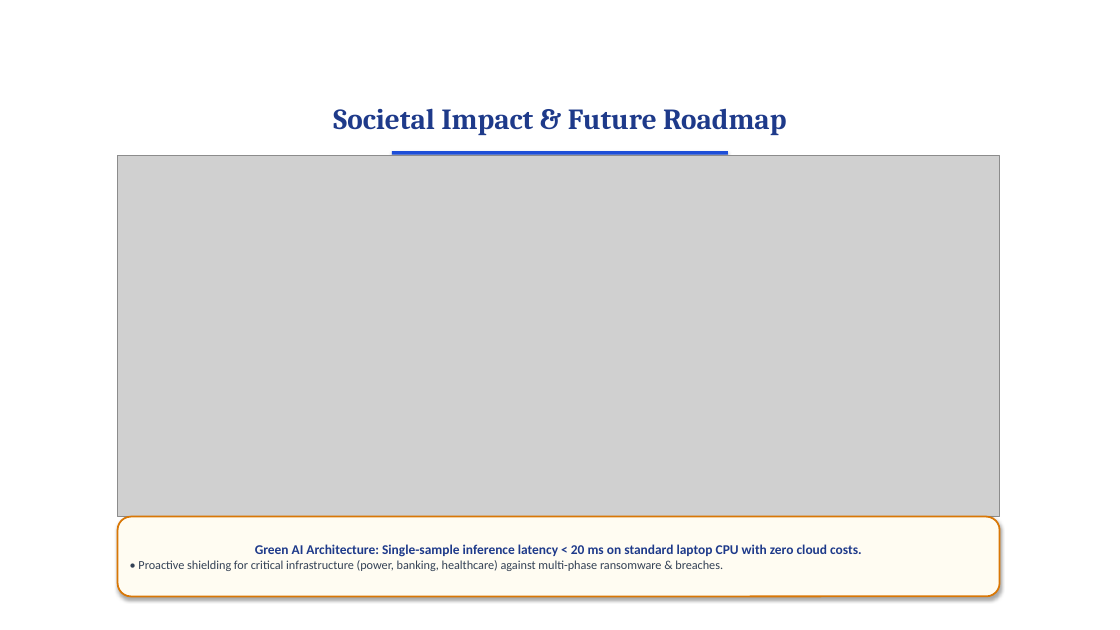
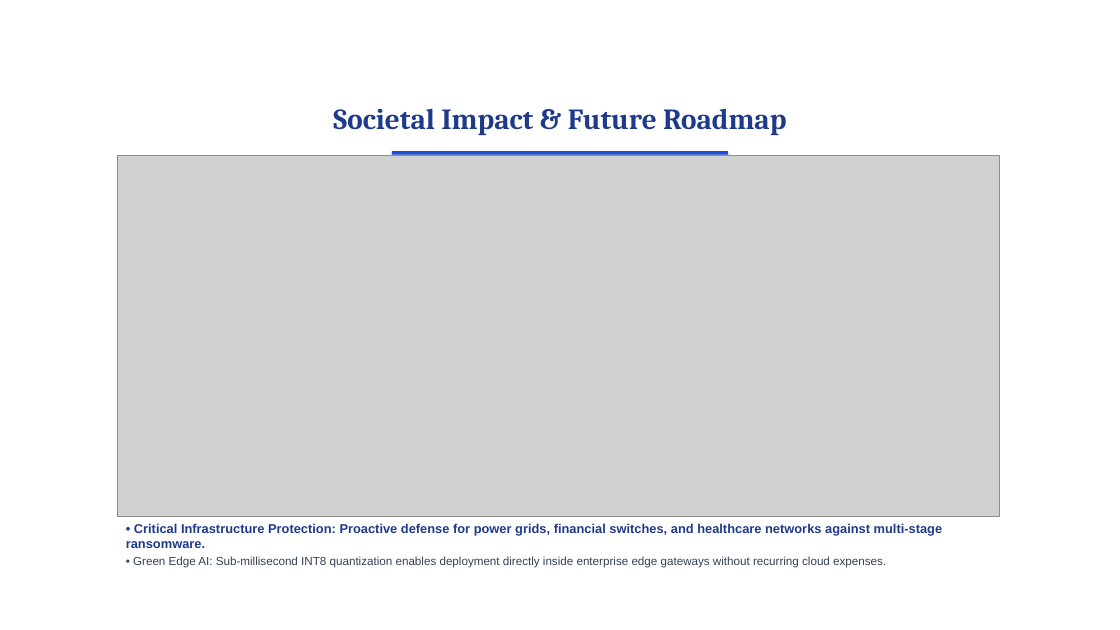
Before and after one commit to surajbuilds53/sentinel-x, a slide deck: slide 15 of Sentinel-X_Presentation.pptx. Drawn at 1120x630 pixels with LibreOffice and Linux fonts; fonts in the diff are those of the drawing; grey boxes stand for pictures; background and template pictures are left out. Boxes give left, top, right and bottom in pixels: in the first picture for what was removed or moved away, otherwise in the second. Text is boxed around its words. In the diff, an @@ line names an element or a change of style, - is before the commit and + after.

Commit message:
refactor(presentation): remove artificial callout boxes across all slides and replace with natural academic bullet text

```diff
--- a/Sentinel-X_Presentation.pptx
+++ b/Sentinel-X_Presentation.pptx
@@ text "• Critical Infrastructure Protection: Proactive ...": place and size @@
-text "• Critical Infrastructure Protection: Proactive ..." at [118,517,1000,597]
+text "• Critical Infrastructure Protection: Proactive ..." at [126,523,943,568]
@@ text "• Critical Infrastructure Protection: Proactive ..." at [126,523,943,568]: vertical alignment middle to top; fill #FFFCF2 to none; outline #D97706 1.5 pt to none; shadow off @@
@@ text at [126,523,943,568]: text changed; size 10.5 to 11 pt; font Calibri to Arial; text colour #334155 to #1E3A8A; bold on @@
-Green AI Architecture: Single-sample inference latency < 20 ms on standard laptop CPU with zero cloud costs.
-• Proactive shielding for critical infrastructure (power, banking, healthcare) against multi-phase ransomware & breaches.
+• Critical Infrastructure Protection: Proactive defense for power grids, financial switches, and healthcare networks against multi-stage ransomware.
+• Green Edge AI: Sub-millisecond INT8 quantization enables deployment directly inside enterprise edge gateways without recurring cloud expenses.
```
Also in this commit, not shown: 14 other slides changed, 2 other files.
